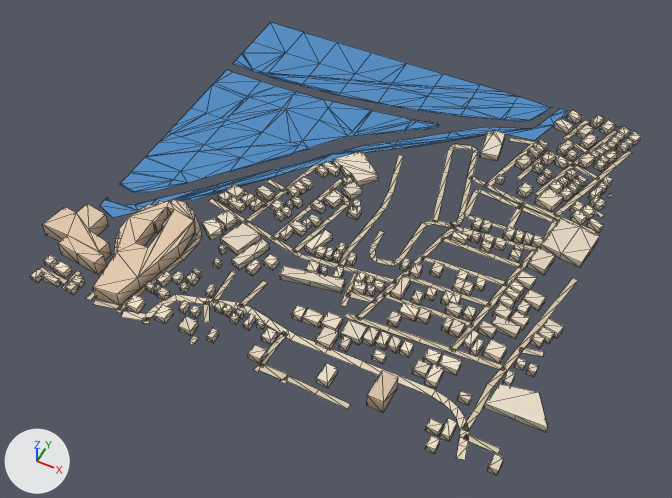
Before and after pictures for a commit that changed the glTF model public/assets/bengaluru-region-v1/tiles/t5_-18-l1.glb.
Both versions are drawn from a 50 mm camera at (3055.0, -9415.0, 735.0) aimed at (2749.0, -8803.0, -30.0). Arrows for +X, +Y and +Z are at lower left; the lights stay in place. The picture after the commit comes second. Mesh edges are drawn as thin lines.

The first picture shows 'building', 'ground', 'water'.
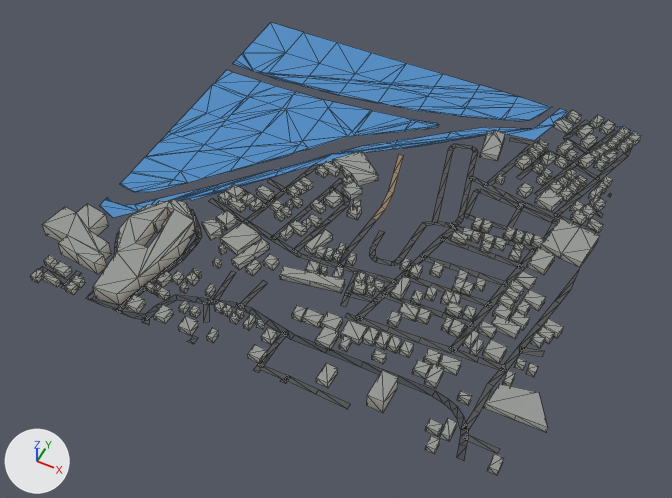
Where the change shows, as pixel boxes [x1, y1, x2, y2] in the pictures (672 x 498 px; the box of a moved part takes in the faces that stretch with it):
part 1 of me_building, recoloured (darker): [31, 110, 642, 474] in both
part 2 of me_ground, moved or reshaped: before [39, 267, 289, 384]; after [39, 266, 290, 384]
part 3 of me_ground, moved or reshaped: before [346, 289, 377, 303]; after [345, 289, 377, 302]
part 4 of me_ground, moved or reshaped: before [450, 137, 632, 356]; after [451, 137, 632, 357]
part 5 of me_ground, moved or reshaped: [359, 208, 386, 234] in both
part 6 of me_ground, moved or reshaped: before [456, 445, 467, 460]; after [457, 445, 467, 460]
part 7 of me_ground, recoloured: [86, 120, 617, 460] in both

Patch to the scene script:
```diff
--- a/public/assets/bengaluru-region-v1/tiles/t5_-18-l1.glb.py
+++ b/public/assets/bengaluru-region-v1/tiles/t5_-18-l1.glb.py
@@ me_building @@
-me_building.from_pydata(...)  # 1776 vertices, 2244 faces; spans x -25.0..529.0, y -5.0..500.0, z 0.0..18.0
+me_building.from_pydata(...)  # 1776 vertices, 2712 faces; spans x -25.0..529.0, y -5.0..500.0, z 0.0..18.0
+# me_building part 1: 2244 kept faces spanning x -25.0..529.0, y -5.0..500.0, z 0.0..18.0 get new vertex colours
+# edits to the shape of me_building do not show in these pictures
 me_building.materials.append(mat_building)
@@ me_ground @@
 # verts and faces of me_ground; kept vertices keep their numbers, new ones are numbered from 582
-me_ground.from_pydata(...)  # 582 vertices, 480 faces; spans x 0.0..503.0, y -4.0..493.0, z 1.0
+me_ground.from_pydata(...)  # 591 vertices, 489 faces; spans x 0.0..500.0, y 0.0..493.0, z 1.0
+# me_ground part 2
+# 14 vertices are removed from x 0.0..293.0, y -4.0..11.0, z 1.0
+# 23 faces are deleted
+# 5 vertices move from x 136.0..265.0, y -1.0..10.0, z 1.0 to x 135.0..267.0, y 0.0..9.0, z 1.0
+# 19 vertices are added at x 0.0..295.0, y 0.0..14.0, z 1.0
+# 28 new faces join them
+# me_ground part 3
+delete_faces([(122, 124, 125)])
+verts[125] = (297.0, 120.0, 1.0)  # moved, pixel (344, 295)
+verts[124] = (302.0, 127.0, 1.0)  # moved, pixel (351, 292)
+faces += [(122, 125, 124)]
+# me_ground part 4
+# 9 vertices are removed from x 474.0..503.0, y 137.0..462.0, z 1.0
+# 14 faces are deleted
+# 5 vertices in x 361.0..460.0, y 282.0..429.0, z 1.0 move by (0.0, 1.0, 0.0)
+# 4 vertices in x 313.0..496.0, y 208.0..422.0, z 1.0 move by (-1.0, -1.0, 0.0)
+# 3 vertices in x 368.0..499.0, y 282.0..376.0, z 1.0 move by (1.0, 0.0, 0.0)
+# 3 vertices in x 367.0..459.0, y 285.0..332.0, z 1.0 move by (0.0, -1.0, 0.0)
+# 15 vertices move from x 316.0..503.0, y 245.0..431.0, z 1.0 to x 316.0..500.0, y 230.0..428.0, z 1.0
+# 13 vertices are added at x 474.0..500.0, y 137.0..471.0, z 1.0
+# 18 new faces join them
+# me_ground part 5
+delete_faces([(188, 191, 190), (192, 193, 195), (192, 195, 194)])
+faces += [(188, 191, 192), (190, 193, 195), (190, 195, 194)]
+# me_ground part 6
+verts[214] = (467.0, 0.0, 1.0)  # moved, pixel (456, 457)
+verts[215] = (474.0, 0.0, 1.0)  # moved, pixel (464, 460)
+# me_ground part 7: 444 kept faces spanning x 42.0..500.0, y 0.0..493.0, z 1.0 get new vertex colours; the middle colour goes from beige #d7c9ae to dark grey #535556
 me_ground.materials.append(mat_ground)
```
